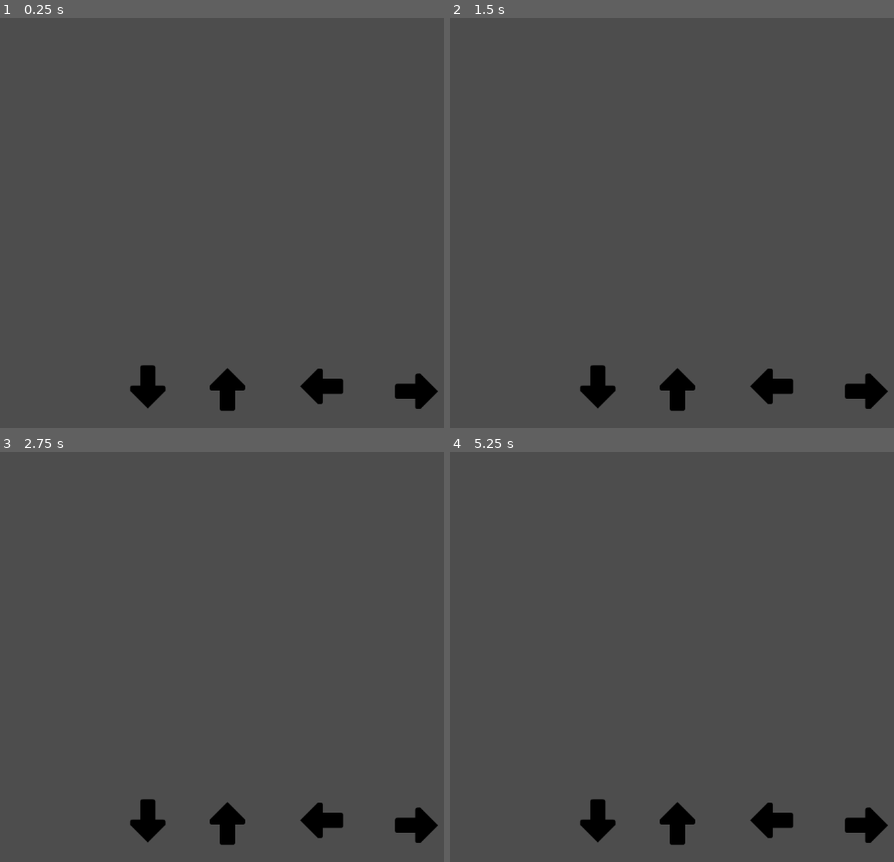
Above: before the commit, frames 1-4 (two rows, left to right).
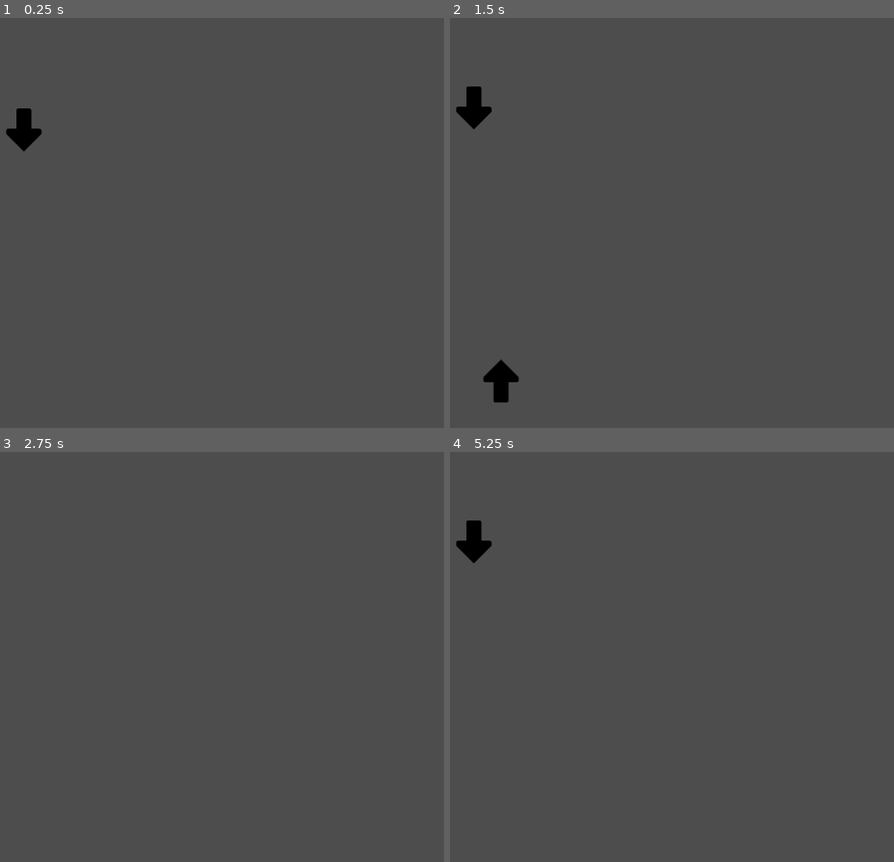
Above: after the commit, the same moments.

Repository: avchowgda/capstone-test-run
Game: Godot game, scene res://main.tscn
The game is run twice, just before and just after one commit, with the same random seed, the same clock (stepped at 60 frames per second) and the same inputs.
Inputs:
- Up to frame 1 (0.25 s): no input
- Up to frame 2 (1.5 s): hold K (Right4) 0.53-1.28 s; hold F (Up2) 0.53-1.28 s; hold X (ui_test_down, bound only after the commit) from 1.28 s (still down); tap F (Up2) at 1.35 s
- Up to frame 3 (2.75 s): release X (ui_test_down, bound only after the commit) at 2.03 s; hold K (Right4) from 2.03 s (still down); hold F (Up2) from 2.03 s (still down)
- Up to frame 4 (5.25 s): tap Enter at 2.75, 5 s; release K (Right4) at 2.78 s; release F (Up2) at 2.78 s; hold Z (ui_test_up, bound only after the commit) 2.78-3.53 s; tap F (Up2) at 2.85, 4.35 s; hold F (Up2) 3.53-4.28 s; hold J (Left3) 3.53-5.03 s; tap Space at 4.25 s; hold X (ui_test_down, bound only after the commit) from 5.03 s (still down); hold F (Up2) from 5.03 s (still down)

The runs differ from the first frame. In frame 1, 2.2% of the frame differs, in the area x 1-99%, y 22-96%; in frame 2, 2.7%, in the area x 1-99%, y 16-96%; in frame 3, 1.8%; in frame 4, 2.2%.

Commit message:
3rd video finished
its gonna be so hard making the beat maps......................

Diff:
--- a/rythm-game/Parrent_Arrow(clicker).tscn
+++ b/rythm-game/Parrent_Arrow(clicker).tscn
@@ -1,8 +1,10 @@
 [gd_scene format=3 uid="uid://b5g3doxeepkya"]
 
+[ext_resource type="Script" uid="uid://ch88sa7pg0aks" path="res://parrent_arrow(clicker).gd" id="1_7ku87"]
 [ext_resource type="Texture2D" uid="uid://np8e5n3xeu1i" path="res://2x/arrowDown.png" id="1_gtdsg"]
 
 [node name="ParrentArrow(Clicker)" type="Node2D" unique_id=632823950]
+script = ExtResource("1_7ku87")
 
 [node name="ArrowDown" type="Sprite2D" parent="." unique_id=2135579936]
 texture = ExtResource("1_gtdsg")
--- /dev/null
+++ b/rythm-game/arrow_generator.gd
@@ -0,0 +1,6 @@
+extends Node
+
+@export var scene_to_instance : PackedScene
+# Called when the node enters the scene tree for the first time.
+func make_arrow() -> void:
+	add_child(scene_to_instance.instantiate())
--- /dev/null
+++ b/rythm-game/arrow_generator.tscn
@@ -0,0 +1,8 @@
+[gd_scene format=3 uid="uid://cbr1eeta3p26r"]
+
+[ext_resource type="Script" uid="uid://dcntrub7cw7qd" path="res://arrow_generator.gd" id="1_02s8a"]
+[ext_resource type="PackedScene" uid="uid://c3y43qvtctend" path="res://Down1.tscn" id="2_aamxn"]
+
+[node name="ArrowGenerator" type="Node2D" unique_id=801273691]
+script = ExtResource("1_02s8a")
+scene_to_instance = ExtResource("2_aamxn")
--- /dev/null
+++ b/rythm-game/arrow_generator_left.tscn
@@ -0,0 +1,7 @@
+[gd_scene format=3 uid="uid://c1ve1kd21d414"]
+
+[ext_resource type="PackedScene" uid="uid://cbr1eeta3p26r" path="res://arrow_generator.tscn" id="1_rwa3m"]
+[ext_resource type="PackedScene" uid="uid://hmd5waw4shif" path="res://Left3.tscn" id="2_6bf0u"]
+
+[node name="ArrowGeneratorLeft" unique_id=801273691 instance=ExtResource("1_rwa3m")]
+scene_to_instance = ExtResource("2_6bf0u")
--- /dev/null
+++ b/rythm-game/arrow_generator_right.tscn
@@ -0,0 +1,7 @@
+[gd_scene format=3 uid="uid://btlbxj6vw8oal"]
+
+[ext_resource type="PackedScene" uid="uid://cbr1eeta3p26r" path="res://arrow_generator.tscn" id="1_hhp3m"]
+[ext_resource type="PackedScene" uid="uid://clvlffhlomtpr" path="res://Right4.tscn" id="2_maq4v"]
+
+[node name="ArrowGeneratorRight" unique_id=801273691 instance=ExtResource("1_hhp3m")]
+scene_to_instance = ExtResource("2_maq4v")
--- /dev/null
+++ b/rythm-game/arrow_generator_up.tscn
@@ -0,0 +1,7 @@
+[gd_scene format=3 uid="uid://u0kxwyfp3qyr"]
+
+[ext_resource type="PackedScene" uid="uid://cbr1eeta3p26r" path="res://arrow_generator.tscn" id="1_lhqht"]
+[ext_resource type="PackedScene" uid="uid://clnqjgvjx7d7b" path="res://Up2.tscn" id="2_0cqnu"]
+
+[node name="ArrowGeneratorUp" unique_id=801273691 instance=ExtResource("1_lhqht")]
+scene_to_instance = ExtResource("2_0cqnu")
--- a/rythm-game/main.gd
+++ b/rythm-game/main.gd
@@ -6,6 +6,9 @@
 var Right: bool = false
 
 @onready var area_2d: Area2D = $Detector/Area2D
+@onready var arrow_generator: Node2D = $ArrowGenerator
+@onready var arrow_generator_up: Node2D = $ArrowGeneratorUp
+
 
 func _input(event: InputEvent) -> void:
 	if event.is_action_pressed("Down1"):
@@ -24,6 +27,10 @@
 		Right= true
 	else:
 		Right = false
+	if event.is_action_pressed("ui_test_up"):
+		arrow_generator_up.make_arrow()
+	if event.is_action_pressed("ui_test_down"):
+		arrow_generator.make_arrow()
 
 func _process(_delta: float) -> void:
 	for x in area_2d.get_overlapping_areas():
--- a/rythm-game/main.tscn
+++ b/rythm-game/main.tscn
@@ -1,13 +1,95 @@
 [gd_scene format=3 uid="uid://c51s4cdxbx35p"]
 
 [ext_resource type="Script" uid="uid://dnw6dkw08sw3w" path="res://main.gd" id="1_ig7tw"]
-[ext_resource type="PackedScene" uid="uid://c3y43qvtctend" path="res://Down1.tscn" id="2_0xm2m"]
-[ext_resource type="PackedScene" uid="uid://clnqjgvjx7d7b" path="res://Up2.tscn" id="3_h2yge"]
-[ext_resource type="PackedScene" uid="uid://hmd5waw4shif" path="res://Left3.tscn" id="4_lquwl"]
-[ext_resource type="PackedScene" uid="uid://clvlffhlomtpr" path="res://Right4.tscn" id="5_7mycd"]
+[ext_resource type="PackedScene" uid="uid://cbr1eeta3p26r" path="res://arrow_generator.tscn" id="2_0xm2m"]
+[ext_resource type="PackedScene" uid="uid://btlbxj6vw8oal" path="res://arrow_generator_right.tscn" id="3_lquwl"]
+[ext_resource type="PackedScene" uid="uid://c1ve1kd21d414" path="res://arrow_generator_left.tscn" id="4_7mycd"]
+[ext_resource type="PackedScene" uid="uid://u0kxwyfp3qyr" path="res://arrow_generator_up.tscn" id="5_272bh"]
+[ext_resource type="AudioStream" uid="uid://4drgy4gh2n3y" path="res://Music/Mr Smith - Cool J.mp3" id="6_7mycd"]
 
 [sub_resource type="RectangleShape2D" id="RectangleShape2D_0xm2m"]
 size = Vector2(1170, 69)
+
+[sub_resource type="Animation" id="Animation_272bh"]
+resource_name = "Mr smith song"
+length = 117.0
+loop_mode = 2
+tracks/0/type = "audio"
+tracks/0/imported = false
+tracks/0/enabled = true
+tracks/0/path = NodePath("AudioStreamPlayer2D")
+tracks/0/interp = 1
+tracks/0/loop_wrap = true
+tracks/0/keys = {
+"clips": [{
+"end_offset": 0.0,
+"start_offset": 0.0,
+"stream": ExtResource("6_7mycd")
+}],
+"times": PackedFloat32Array(0.26666668)
+}
+tracks/0/use_blend = true
+tracks/1/type = "method"
+tracks/1/imported = false
+tracks/1/enabled = true
+tracks/1/path = NodePath("ArrowGenerator")
+tracks/1/interp = 1
+tracks/1/loop_wrap = true
+tracks/1/keys = {
+"times": PackedFloat32Array(0),
+"transitions": PackedFloat32Array(1),
+"values": [{
+"args": [],
+"method": &"make_arrow"
+}]
+}
+tracks/2/type = "method"
+tracks/2/imported = false
+tracks/2/enabled = true
+tracks/2/path = NodePath("ArrowGeneratorRight")
+tracks/2/interp = 1
+tracks/2/loop_wrap = true
+tracks/2/keys = {
+"times": PackedFloat32Array(0.26666668),
+"transitions": PackedFloat32Array(1),
+"values": [{
+"args": [],
+"method": &"make_arrow"
+}]
+}
+tracks/3/type = "method"
+tracks/3/imported = false
+tracks/3/enabled = true
+tracks/3/path = NodePath("ArrowGeneratorLeft")
+tracks/3/interp = 1
+tracks/3/loop_wrap = true
+tracks/3/keys = {
+"times": PackedFloat32Array(0.4),
+"transitions": PackedFloat32Array(1),
+"values": [{
+"args": [],
+"method": &"make_arrow"
+}]
+}
+tracks/4/type = "method"
+tracks/4/imported = false
+tracks/4/enabled = true
+tracks/4/path = NodePath("ArrowGeneratorUp")
+tracks/4/interp = 1
+tracks/4/loop_wrap = true
+tracks/4/keys = {
+"times": PackedFloat32Array(0.7),
+"transitions": PackedFloat32Array(1),
+"values": [{
+"args": [],
+"method": &"make_arrow"
+}]
+}
+
+[sub_resource type="AnimationLibrary" id="AnimationLibrary_5vw27"]
+_data = {
+&"Mr smith song": SubResource("Animation_272bh")
+}
 
 [node name="Main" type="Node2D" unique_id=381773178]
 script = ExtResource("1_ig7tw")
@@ -20,14 +102,20 @@
 position = Vector2(589, 612)
 shape = SubResource("RectangleShape2D_0xm2m")
 
-[node name="Arrow(Clicker)" parent="." unique_id=632823950 instance=ExtResource("2_0xm2m")]
-position = Vector2(264, 583)
+[node name="ArrowGenerator" parent="." unique_id=801273691 instance=ExtResource("2_0xm2m")]
+position = Vector2(68, 2)
 
-[node name="Arrow(Clicker)2" parent="." unique_id=1675556846 instance=ExtResource("3_h2yge")]
-position = Vector2(390, 587)
+[node name="ArrowGeneratorRight" parent="." unique_id=61200260 instance=ExtResource("3_lquwl")]
+position = Vector2(155, 1)
 
-[node name="Arrow(Clicker)3" parent="." unique_id=1632514949 instance=ExtResource("4_lquwl")]
-position = Vector2(539, 582)
+[node name="ArrowGeneratorLeft" parent="." unique_id=790667679 instance=ExtResource("4_7mycd")]
+position = Vector2(194, 2)
 
-[node name="Arrow(Clicker)4" parent="." unique_id=1140728710 instance=ExtResource("5_7mycd")]
-position = Vector2(689, 590)
+[node name="ArrowGeneratorUp" parent="." unique_id=1242904232 instance=ExtResource("5_272bh")]
+position = Vector2(111, 2)
+
+[node name="AudioStreamPlayer2D" type="AudioStreamPlayer" parent="." unique_id=488850050]
+
+[node name="AnimationPlayer" type="AnimationPlayer" parent="." unique_id=1095798102]
+libraries/ = SubResource("AnimationLibrary_5vw27")
+autoplay = &"Mr smith song"
--- /dev/null
+++ b/rythm-game/parrent_arrow(clicker).gd
@@ -0,0 +1,17 @@
+extends Node2D
+class_name Arrow
+
+@export var arrow_speed : float = 1
+@export var move_to_position : float = 700
+
+
+
+# Called when the node enters the scene tree for the first time.
+func _ready() -> void:
+	var tween = create_tween()
+	tween.tween_property(self, "position", Vector2(position.x,move_to_position), arrow_speed)
+
+
+# Called every frame. 'delta' is the elapsed time since the previous frame.
+func _process(delta: float) -> void:
+	pass
--- a/rythm-game/project.godot
+++ b/rythm-game/project.godot
@@ -36,6 +36,16 @@
 "events": [Object(InputEventKey,"resource_local_to_scene":false,"resource_name":"","device":-1,"window_id":0,"alt_press …(192 unchanged characters)…
 ]
 }
+ui_test_up={
+"deadzone": 0.2,
+"events": [Object(InputEventKey,"resource_local_to_scene":false,"resource_name":"","device":-1,"window_id":0,"alt_pressed":false,"shift_pressed":false,"ctrl_pressed":false,"meta_pressed":false,"pressed":false,"keycode":0,"physical_keycode":90,"key_label":0,"unicode":122,"location":0,"echo":false,"script":null)
+]
+}
+ui_test_down={
+"deadzone": 0.2,
+"events": [Object(InputEventKey,"resource_local_to_scene":false,"resource_name":"","device":-1,"window_id":0,"alt_pressed":false,"shift_pressed":false,"ctrl_pressed":false,"meta_pressed":false,"pressed":false,"keycode":0,"physical_keycode":88,"key_label":0,"unicode":120,"location":0,"echo":false,"script":null)
+]
+}
 
 [physics]
 
Not shown, added: rythm-game/arrow_generator.gd.uid
Not shown, added: rythm-game/parrent_arrow(clicker).gd.uid
